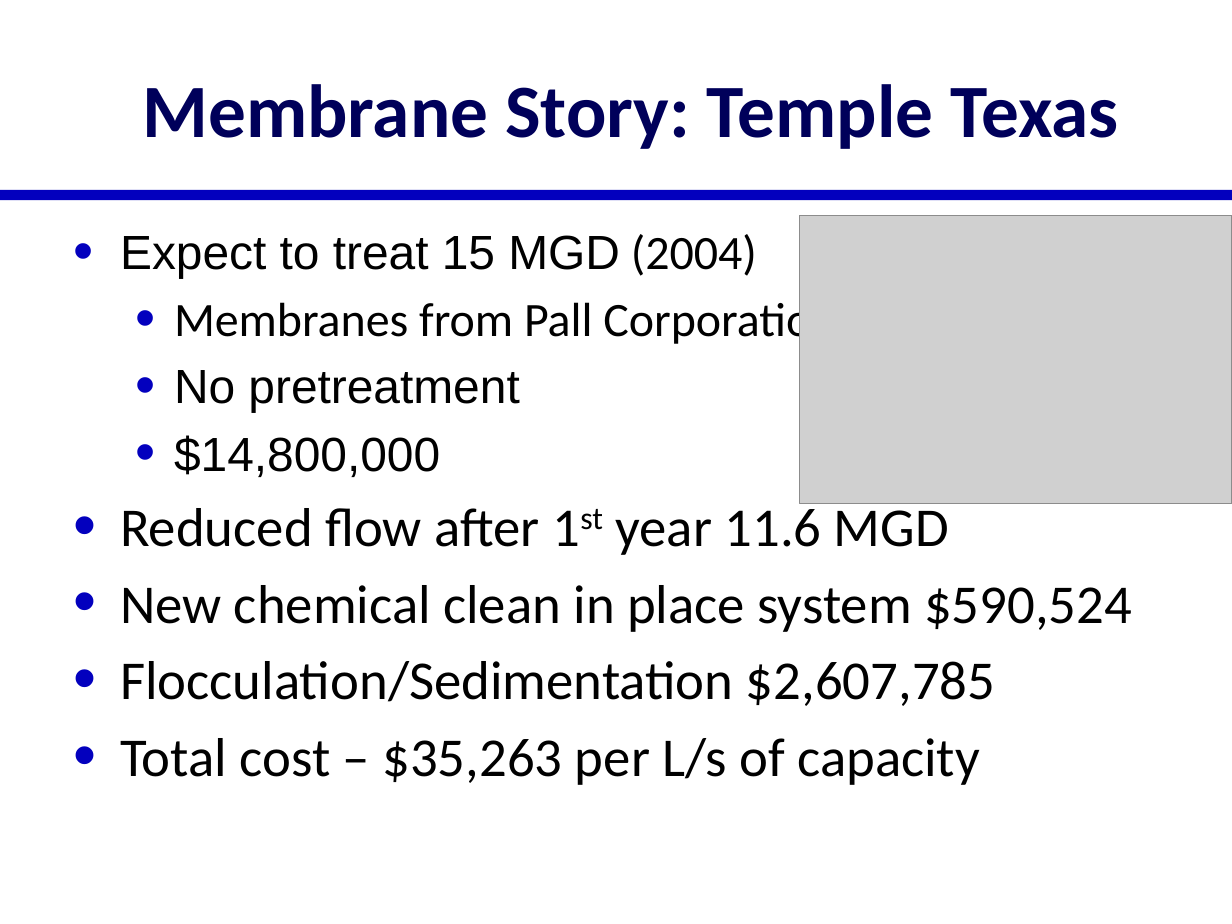
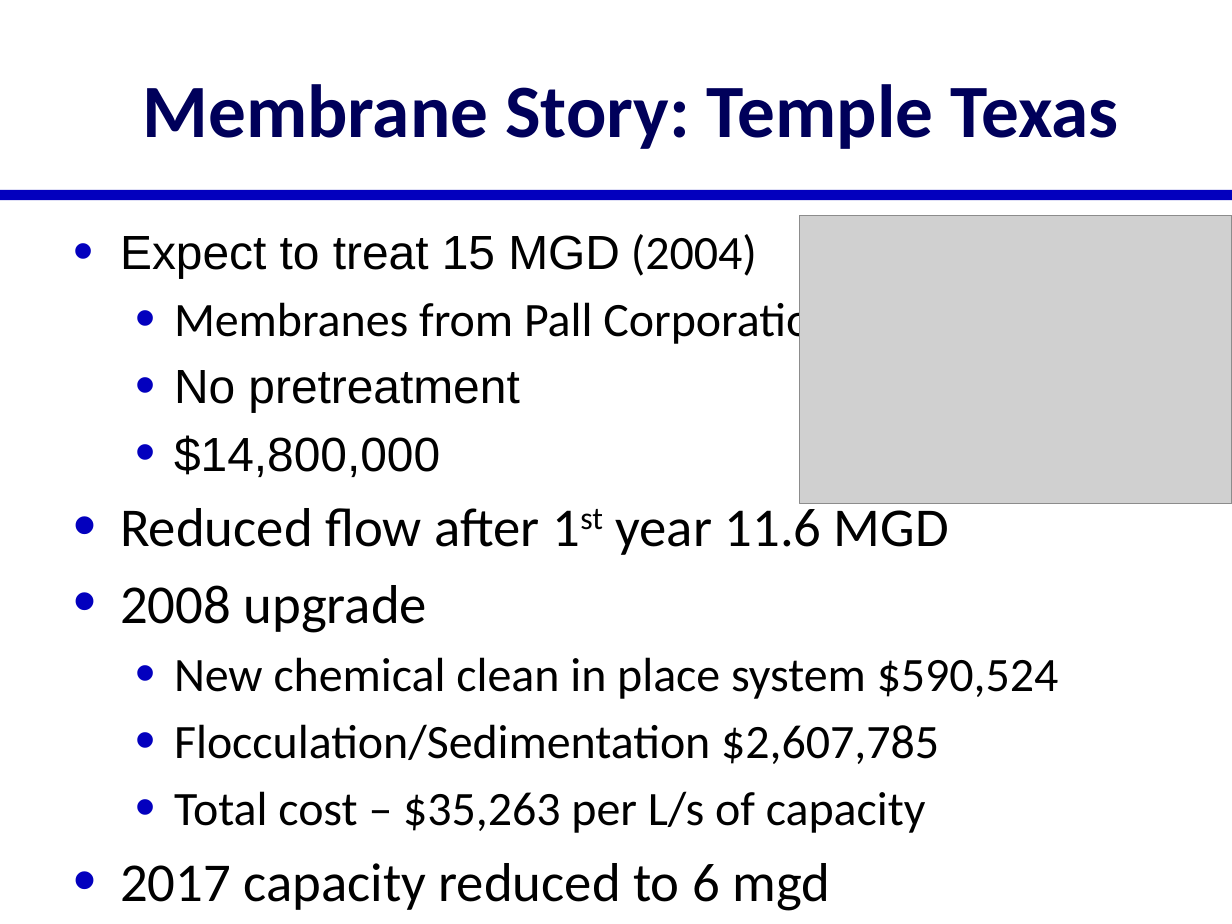
Before and after one commit to AguaClara/SWOT, a slide deck: slide 16 of Lectures/In Class/Membrane Filtration.pptx (slide 14 before the commit). Drawn at 1232x924 pixels with LibreOffice and Linux fonts; fonts in the diff are those of the drawing; grey boxes stand for pictures. Boxes give left, top, right and bottom in pixels: in the first picture for what was removed or moved away, otherwise in the second. Text is boxed around its words. In the diff, an @@ line names an element or a change of style, - is before the commit and + after.

Commit message:
membranes

```diff
--- a/Lectures/In Class/Membrane Filtration.pptx
+++ b/Lectures/In Class/Membrane Filtration.pptx
@@ text at [120, 585, 427, 633]: paragraph added @@
+• 2008 upgrade
@@ text at [174, 657, 1059, 833]: size 32 to 28 pt in "New chemical clean in place system $590,524", "Flocculation/Sedimentation $2,607,785", "Total cost – $35,263 per L/s of ..."; list level 1 to 2 in "New chemical clean in place ..."; list level 1 to 2 in "Flocculation/Sedimentation $2,607,785"; list level 1 to 2 in "Total cost – $35,263 per ..." @@
@@ text at [120, 863, 830, 911]: paragraph added @@
+• 2017 capacity reduced to 6 mgd
```
Also in this commit, not shown: 7 slides added, 2 other files.
